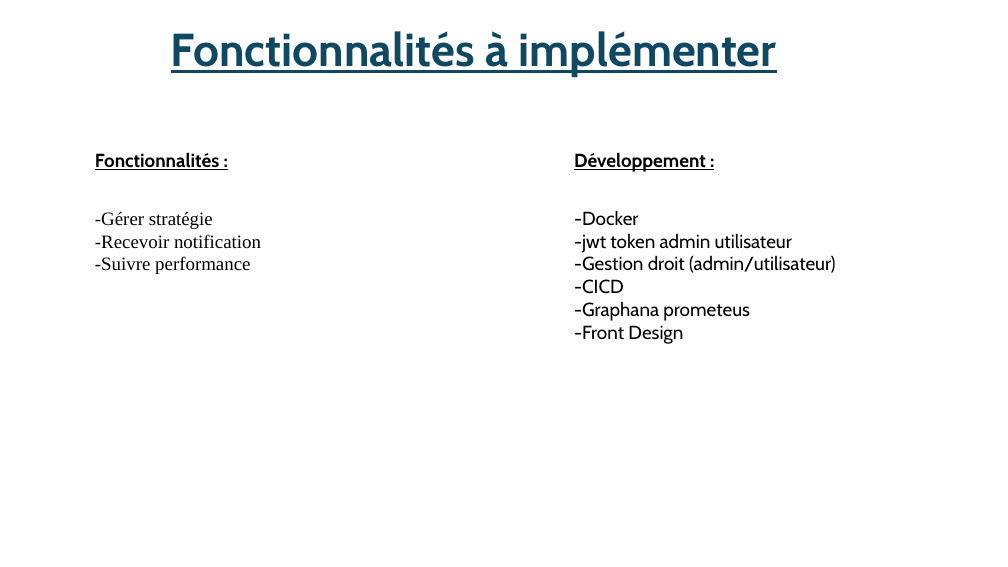
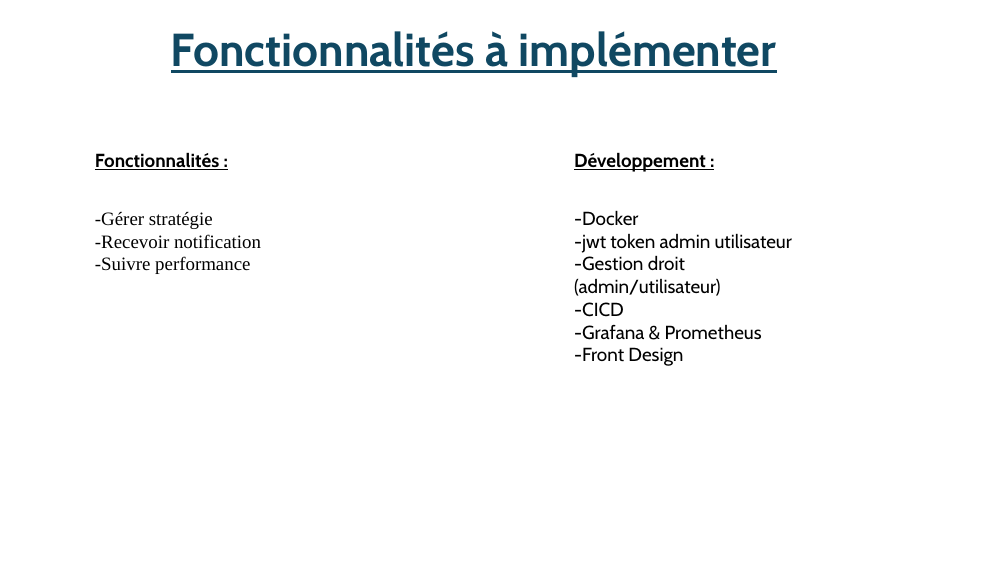
Before and after one commit to Epestia/RaidPlanner, a slide deck: slide 17 of RaidPlanner.Analyse/Presentation/Présentation1.pptx (slide 13 before the commit). Drawn at 1008x567 pixels with LibreOffice and Linux fonts; fonts in the diff are those of the drawing. Boxes give left, top, right and bottom in pixels: in the first picture for what was removed or moved away, otherwise in the second. Text is boxed around its words. In the diff, an @@ line names an element or a change of style, - is before the commit and + after.

```diff
--- a/RaidPlanner.Analyse/Presentation/Présentation1.pptx
+++ b/RaidPlanner.Analyse/Presentation/Présentation1.pptx
@@ text at [574, 325, 762, 340]: text changed @@
--Graphana prometeus
+-Grafana & Prometheus
```
Also in this commit, not shown: 1 other slide changed, 5 slides added, 1 slide removed.
